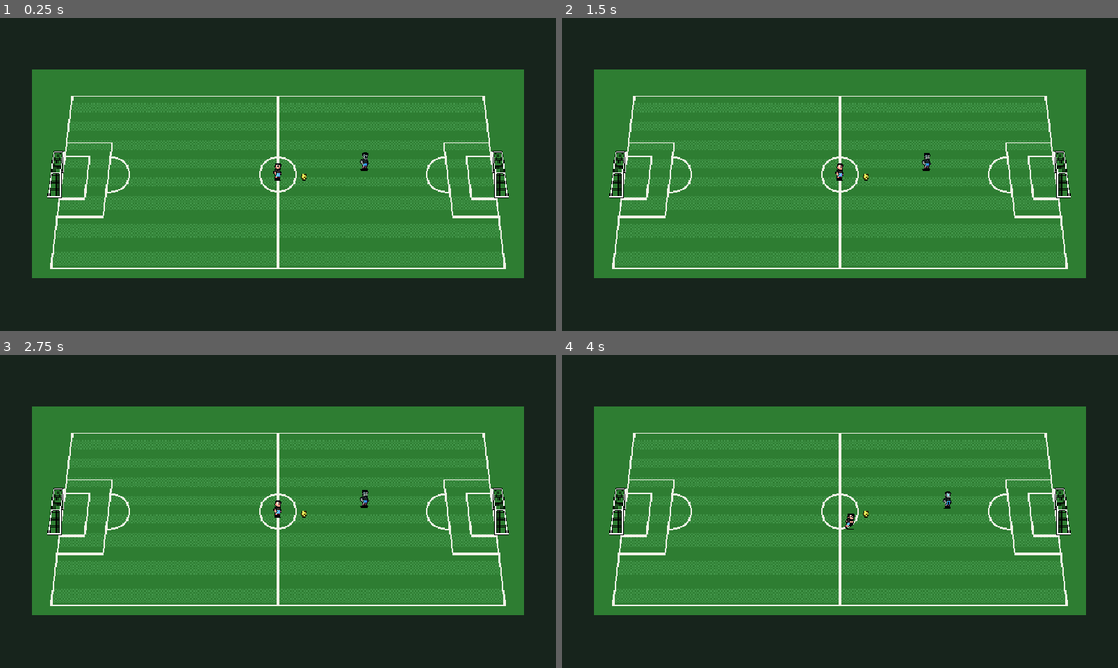
Above: before the commit, frames 1-4 (two rows, left to right).
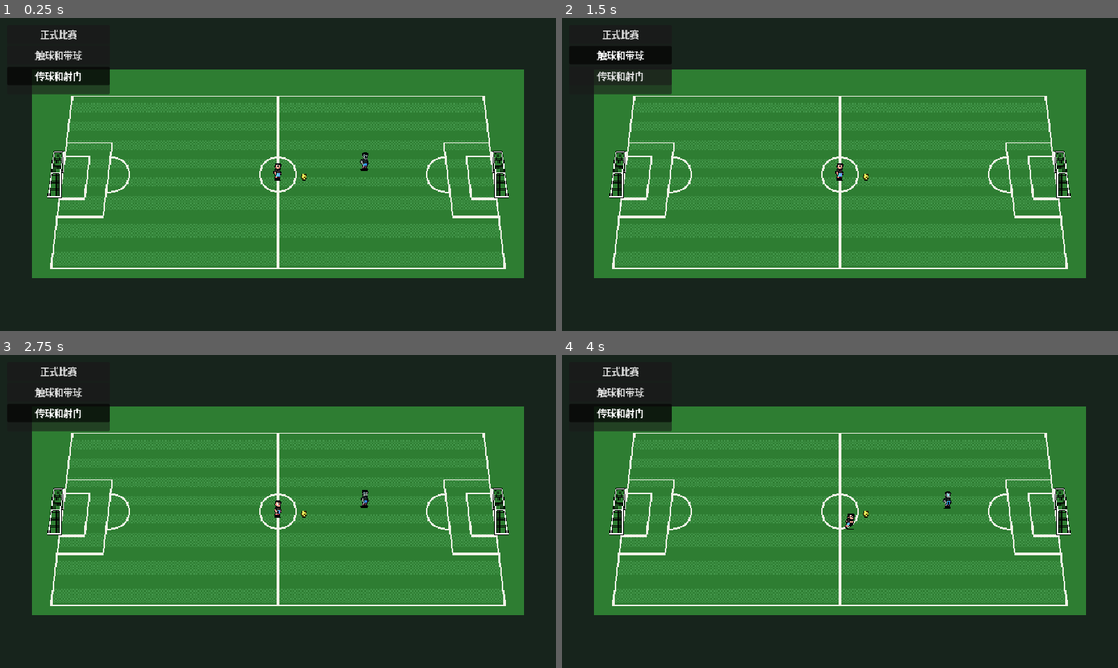
Above: after the commit, the same moments.

Repository: zerro12402/LuckyFootball
Game: Godot game, scene res://scenes/main/game_modes.tscn
The game is run twice, just before and just after one commit, with the same random seed, the same clock (stepped at 60 frames per second) and the same inputs. Before the commit the project starts from res://scenes/main/game_bootstrap.tscn.
Inputs (mouse positions are in pixels of both pictures, inside the frame that each line leads up to):
- Up to frame 1 (0.25 s): no input
- Up to frame 2 (1.5 s): click (623, 33) at 0.5 s, where only the run after the commit has a clickable "正式比赛"; click (623, 55) at 1.25 s, where only the run after the commit has a clickable "触球和带球"
- Up to frame 3 (2.75 s): click (61, 414) at 2 s, where only the run after the commit has a clickable "传球和射门"
- Up to frame 4 (4 s): tap Enter at 2.75 s; hold D (move_right) 2.78-3.53 s; tap J at 2.85, 3.8 s; tap Space at 3.02, 3.77 s; tap Tab at 3.05, 3.6 s; hold S (move_down) from 3.53 s (still down)

The runs differ from the first frame. In frame 1, 1.4% of the frame differs, in the area x 5-20%, y 3-25%; in frame 2, 1.5%, in the area x 5-67%, y 3-51%; in frame 3, 1.4%; in frame 4, 1.4%.

Commit message:
game mode

Diff:
--- a/project.godot
+++ b/project.godot
@@ -15,7 +15,7 @@
 [application]
 
 config/name="幸运足球"
-run/main_scene="res://scenes/main/game_bootstrap.tscn"
+run/main_scene="res://scenes/main/game_modes.tscn"
 config/features=PackedStringArray("4.7", "GL Compatibility")
 
 [display]
--- /dev/null
+++ b/scenes/main/game_modes.tscn
@@ -0,0 +1,49 @@
+[gd_scene load_steps=5 format=3]
+
+[ext_resource type="Script" path="res://scripts/app/game_mode_controller.gd" id="1_controller"]
+[ext_resource type="PackedScene" path="res://scenes/match/formal_match.tscn" id="2_formal"]
+[ext_resource type="PackedScene" path="res://scenes/test/touch_dribble_demo.tscn" id="3_touch"]
+[ext_resource type="PackedScene" path="res://scenes/test/pass_shoot_demo.tscn" id="4_pass"]
+
+[node name="GameModes" type="Node"]
+script = ExtResource("1_controller")
+formal_match_scene = ExtResource("2_formal")
+touch_dribble_scene = ExtResource("3_touch")
+pass_shoot_scene = ExtResource("4_pass")
+
+[node name="ModeHost" type="Node" parent="."]
+unique_name_in_owner = true
+
+[node name="ModeUi" type="CanvasLayer" parent="."]
+layer = 10
+
+[node name="ModePanel" type="PanelContainer" parent="ModeUi"]
+offset_left = 12.0
+offset_top = 12.0
+offset_right = 190.0
+offset_bottom = 132.0
+
+[node name="ModeButtons" type="VBoxContainer" parent="ModeUi/ModePanel"]
+layout_mode = 2
+theme_override_constants/separation = 4
+
+[node name="FormalMatchButton" type="Button" parent="ModeUi/ModePanel/ModeButtons"]
+unique_name_in_owner = true
+layout_mode = 2
+focus_mode = 0
+toggle_mode = true
+text = "正式比赛"
+
+[node name="TouchDribbleButton" type="Button" parent="ModeUi/ModePanel/ModeButtons"]
+unique_name_in_owner = true
+layout_mode = 2
+focus_mode = 0
+toggle_mode = true
+text = "触球和带球"
+
+[node name="PassShootButton" type="Button" parent="ModeUi/ModePanel/ModeButtons"]
+unique_name_in_owner = true
+layout_mode = 2
+focus_mode = 0
+toggle_mode = true
+text = "传球和射门"
--- /dev/null
+++ b/scenes/match/formal_match.tscn
@@ -0,0 +1,3 @@
+[gd_scene format=3]
+
+[node name="FormalMatch" type="Node2D"]
--- /dev/null
+++ b/scenes/test/pass_shoot_demo.tscn
@@ -0,0 +1,6 @@
+[gd_scene load_steps=2 format=3]
+
+[ext_resource type="PackedScene" path="res://scenes/main/game_bootstrap.tscn" id="1_bootstrap"]
+
+[node name="PassShootDemo" instance=ExtResource("1_bootstrap")]
+demo_mode = 1
--- /dev/null
+++ b/scenes/test/touch_dribble_demo.tscn
@@ -0,0 +1,6 @@
+[gd_scene load_steps=2 format=3]
+
+[ext_resource type="PackedScene" path="res://scenes/main/game_bootstrap.tscn" id="1_bootstrap"]
+
+[node name="TouchDribbleDemo" instance=ExtResource("1_bootstrap")]
+demo_mode = 0
--- a/scripts/app/game_bootstrap.gd
+++ b/scripts/app/game_bootstrap.gd
@@ -10,6 +10,11 @@
 )
 signal game_finished(snapshot: MatchStateSnapshot)
 
+enum DemoMode {
+	TOUCH_AND_DRIBBLE,
+	PASS_AND_SHOOT,
+}
+
 const TEST_PLAYER_MOVEMENT_SPEED_MPS := 5.0
 const TEST_TEAMMATE_POSITION_M := Vector2(10.0, -2.0)
 const TEST_BALL_INITIAL_POSITION_M := Vector2(3.0, 0.0)
@@ -17,6 +22,7 @@
 
 @export_range(0.001, 0.1, 0.001) var fixed_delta_seconds: float = 1.0 / 60.0
 @export var random_seed: int = 1
+@export var demo_mode: DemoMode = DemoMode.PASS_AND_SHOOT
 
 @onready var _field_environment: FieldEnvironment = (
 	get_node_or_null("FieldEnvironment") as FieldEnvironment
@@ -52,11 +58,16 @@
 		_field_environment.configure(field_definition)
 
 	var player_definitions := _data_repository.player_definitions
-	if player_definitions.size() < 2:
-		startup_failed.emit(PackedStringArray(["Two demo players are required"]))
+	var required_player_count := 1
+	if demo_mode == DemoMode.PASS_AND_SHOOT:
+		required_player_count = 2
+	if player_definitions.size() < required_player_count:
+		startup_failed.emit(PackedStringArray(["Demo players are missing"]))
 		return
 	_demo_player_id = player_definitions[0].player_id
-	_demo_teammate_id = player_definitions[1].player_id
+	_demo_teammate_id = ""
+	if demo_mode == DemoMode.PASS_AND_SHOOT:
+		_demo_teammate_id = player_definitions[1].player_id
 	if _field_environment != null:
 		_field_environment.set_presented_players(
 			_demo_player_id,
@@ -81,14 +92,15 @@
 		TEST_PLAYER_MOVEMENT_SPEED_MPS,
 		TEST_TEAM_ID,
 	)
-	var did_register_teammate := _match_simulation.register_player(
-		_demo_teammate_id,
-		TEST_TEAMMATE_POSITION_M,
-		TEST_PLAYER_MOVEMENT_SPEED_MPS,
-		TEST_TEAM_ID,
-	)
 	assert(did_register_player, "Demo player must register before the match starts")
-	assert(did_register_teammate, "Demo teammate must register before the match starts")
+	if not _demo_teammate_id.is_empty():
+		var did_register_teammate := _match_simulation.register_player(
+			_demo_teammate_id,
+			TEST_TEAMMATE_POSITION_M,
+			TEST_PLAYER_MOVEMENT_SPEED_MPS,
+			TEST_TEAM_ID,
+		)
+		assert(did_register_teammate, "Demo teammate must register before the match starts")
 	var did_register_ball := _match_simulation.register_ball(
 		TEST_BALL_INITIAL_POSITION_M,
 	)
--- /dev/null
+++ b/scripts/app/game_mode_controller.gd
@@ -0,0 +1,71 @@
+class_name GameModeController
+extends Node
+
+
+enum Mode {
+	FORMAL_MATCH,
+	TOUCH_AND_DRIBBLE,
+	PASS_AND_SHOOT,
+}
+
+@export var formal_match_scene: PackedScene
+@export var touch_dribble_scene: PackedScene
+@export var pass_shoot_scene: PackedScene
+
+@onready var _mode_host: Node = %ModeHost
+@onready var _formal_match_button: Button = %FormalMatchButton
+@onready var _touch_dribble_button: Button = %TouchDribbleButton
+@onready var _pass_shoot_button: Button = %PassShootButton
+
+var current_mode: Mode:
+	get:
+		return _current_mode
+
+var _current_mode: Mode = Mode.PASS_AND_SHOOT
+var _active_mode_scene: Node
+
+
+func _ready() -> void:
+	_formal_match_button.pressed.connect(_show_formal_match)
+	_touch_dribble_button.pressed.connect(_show_touch_dribble)
+	_pass_shoot_button.pressed.connect(_show_pass_shoot)
+	show_mode(Mode.PASS_AND_SHOOT)
+
+
+func show_mode(mode: Mode) -> void:
+	var selected_scene := _scene_for_mode(mode)
+	assert(selected_scene != null, "Each game mode requires a scene")
+	var next_mode_scene := selected_scene.instantiate()
+	if _active_mode_scene != null:
+		_mode_host.remove_child(_active_mode_scene)
+		_active_mode_scene.queue_free()
+	_mode_host.add_child(next_mode_scene)
+	_active_mode_scene = next_mode_scene
+	_current_mode = mode
+	_formal_match_button.set_pressed_no_signal(mode == Mode.FORMAL_MATCH)
+	_touch_dribble_button.set_pressed_no_signal(mode == Mode.TOUCH_AND_DRIBBLE)
+	_pass_shoot_button.set_pressed_no_signal(mode == Mode.PASS_AND_SHOOT)
+
+
+func _scene_for_mode(mode: Mode) -> PackedScene:
+	match mode:
+		Mode.FORMAL_MATCH:
+			return formal_match_scene
+		Mode.TOUCH_AND_DRIBBLE:
+			return touch_dribble_scene
+		Mode.PASS_AND_SHOOT:
+			return pass_shoot_scene
+		_:
+			return null
+
+
+func _show_formal_match() -> void:
+	show_mode(Mode.FORMAL_MATCH)
+
+
+func _show_touch_dribble() -> void:
+	show_mode(Mode.TOUCH_AND_DRIBBLE)
+
+
+func _show_pass_shoot() -> void:
+	show_mode(Mode.PASS_AND_SHOOT)
--- a/scripts/presentation/field/field_environment.gd
+++ b/scripts/presentation/field/field_environment.gd
@@ -58,11 +58,13 @@
 	_debug_overlay.is_debug_enabled = is_enabled
 
 
-func set_presented_players(player_id: String, teammate_id: String) -> void:
+func set_presented_players(player_id: String, teammate_id: String = "") -> void:
 	assert(not player_id.is_empty(), "The controlled player requires an ID")
-	assert(not teammate_id.is_empty(), "The teammate requires an ID")
 	assert(player_id != teammate_id, "Demo players require distinct IDs")
-	_presented_player_ids = [player_id, teammate_id]
+	_presented_player_ids = [player_id]
+	_demo_teammate.visible = not teammate_id.is_empty()
+	if not teammate_id.is_empty():
+		_presented_player_ids.append(teammate_id)
 
 
 func present(snapshot: MatchStateSnapshot) -> void:
--- /dev/null
+++ b/tests/unit/test_demo_modes.gd
@@ -0,0 +1,144 @@
+extends SceneTree
+
+var _started_snapshots: Array[MatchStateSnapshot] = []
+var _actions: Array[MatchAction] = []
+var _failures: PackedStringArray = []
+
+
+func _init() -> void:
+	call_deferred("_run_tests")
+
+
+func _run_tests() -> void:
+	test_mode_scenes_when_loaded_have_expected_demo_configuration()
+	test_mode_menu_when_selected_replaces_active_scene()
+	test_touch_dribble_mode_when_reset_keeps_one_player()
+
+	if _failures.is_empty():
+		quit(0)
+		return
+	for failure in _failures:
+		push_error(failure)
+	quit(1)
+
+
+func test_mode_scenes_when_loaded_have_expected_demo_configuration() -> void:
+	var formal_scene := load("res://scenes/match/formal_match.tscn") as PackedScene
+	var touch_scene := load("res://scenes/test/touch_dribble_demo.tscn") as PackedScene
+	var pass_scene := load("res://scenes/test/pass_shoot_demo.tscn") as PackedScene
+	var menu_scene := load("res://scenes/main/game_modes.tscn") as PackedScene
+	_expect(formal_scene != null, "Expected empty formal match scene")
+	_expect(touch_scene != null, "Expected touch and dribble scene")
+	_expect(pass_scene != null, "Expected pass and shoot scene")
+	_expect(menu_scene != null, "Expected mode menu scene")
+	if touch_scene == null or pass_scene == null:
+		return
+	var touch_demo := touch_scene.instantiate() as GameBootstrap
+	var pass_demo := pass_scene.instantiate() as GameBootstrap
+	_expect(touch_demo != null, "Expected touch mode to inherit GameBootstrap")
+	_expect(pass_demo != null, "Expected pass mode to inherit GameBootstrap")
+	if touch_demo != null:
+		_expect(
+			touch_demo.demo_mode == GameBootstrap.DemoMode.TOUCH_AND_DRIBBLE,
+			"Expected one-player touch mode",
+		)
+		touch_demo.free()
+	if pass_demo != null:
+		_expect(
+			pass_demo.demo_mode == GameBootstrap.DemoMode.PASS_AND_SHOOT,
+			"Expected two-player pass mode",
+		)
+		pass_demo.free()
+
+
+func test_mode_menu_when_selected_replaces_active_scene() -> void:
+	var menu_scene := load("res://scenes/main/game_modes.tscn") as PackedScene
+	if menu_scene == null:
+		return
+	var menu := menu_scene.instantiate() as GameModeController
+	if menu == null:
+		_expect(false, "Expected a GameModeController root")
+		return
+	root.add_child(menu)
+	var mode_host := menu.get_node("ModeHost")
+	_expect(menu.current_mode == GameModeController.Mode.PASS_AND_SHOOT, "Expected pass demo")
+	_expect(mode_host.get_child_count() == 1, "Expected one active mode scene")
+	var formal_button := menu.get_node(
+		"ModeUi/ModePanel/ModeButtons/FormalMatchButton"
+	) as Button
+	var touch_button := menu.get_node(
+		"ModeUi/ModePanel/ModeButtons/TouchDribbleButton"
+	) as Button
+	var pass_button := menu.get_node(
+		"ModeUi/ModePanel/ModeButtons/PassShootButton"
+	) as Button
+	formal_button.pressed.emit()
+	_expect(menu.current_mode == GameModeController.Mode.FORMAL_MATCH, "Expected formal mode")
+	_expect(mode_host.get_child_count() == 1, "Expected one empty formal scene")
+	_expect(mode_host.get_child(0).name == "FormalMatch", "Expected formal scene root")
+	touch_button.pressed.emit()
+	_expect(
+		menu.current_mode == GameModeController.Mode.TOUCH_AND_DRIBBLE,
+		"Expected touch and dribble mode",
+	)
+	_expect(mode_host.get_child_count() == 1, "Expected one touch mode scene")
+	var touch_demo := mode_host.get_child(0) as GameBootstrap
+	_expect(
+		touch_demo != null and touch_demo.demo_mode == GameBootstrap.DemoMode.TOUCH_AND_DRIBBLE,
+		"Expected single-player touch scene",
+	)
+	pass_button.pressed.emit()
+	_expect(menu.current_mode == GameModeController.Mode.PASS_AND_SHOOT, "Expected pass mode")
+	_expect(mode_host.get_child_count() == 1, "Expected one pass mode scene")
+	menu.queue_free()
+
+
+func test_touch_dribble_mode_when_reset_keeps_one_player() -> void:
+	_started_snapshots.clear()
+	_actions.clear()
+	var bootstrap := GameBootstrap.new()
+	bootstrap.demo_mode = GameBootstrap.DemoMode.TOUCH_AND_DRIBBLE
+	var keyboard := KeyboardPlayerInputAdapter.new()
+	keyboard.name = "KeyboardPlayerInputAdapter"
+	bootstrap.add_child(keyboard)
+	bootstrap.game_started.connect(_record_start)
+	keyboard.action_requested.connect(_record_action)
+	root.add_child(bootstrap)
+	_expect(_started_snapshots.size() == 1, "Expected touch demo to start")
+	if _started_snapshots.is_empty():
+		bootstrap.queue_free()
+		return
+	var initial_snapshot := _started_snapshots[0]
+	_expect(initial_snapshot.players.size() == 1, "Expected only one test player")
+	_expect(
+		initial_snapshot.ball.position_m == GameBootstrap.TEST_BALL_INITIAL_POSITION_M,
+		"Expected free ball at test position",
+	)
+	_press_key(keyboard, KEY_J)
+	_press_key(keyboard, KEY_TAB)
+	_expect(_actions.is_empty(), "Expected pass and player switch unavailable")
+	_press_key(keyboard, KEY_QUOTELEFT)
+	_expect(_started_snapshots.size() == 2, "Expected reset to restart touch mode")
+	_expect(_started_snapshots[1].players.size() == 1, "Expected one player after reset")
+	_expect(_started_snapshots[1].simulation_step == 0, "Expected fresh simulation")
+	bootstrap.queue_free()
+
+
+func _press_key(adapter: KeyboardPlayerInputAdapter, key_code: int) -> void:
+	var key_event := InputEventKey.new()
+	key_event.keycode = key_code
+	key_event.pressed = true
+	adapter._unhandled_key_input(key_event)
+
+
+func _record_start(snapshot: MatchStateSnapshot) -> void:
+	_started_snapshots.append(snapshot)
+
+
+func _record_action(action: MatchAction) -> void:
+	_actions.append(action)
+
+
+func _expect(condition: bool, failure_message: String) -> void:
+	if not condition:
+		_failures.append(failure_message)
Not shown, added: scripts/app/game_mode_controller.gd.uid
Not shown, added: tests/unit/test_demo_modes.gd.uid
